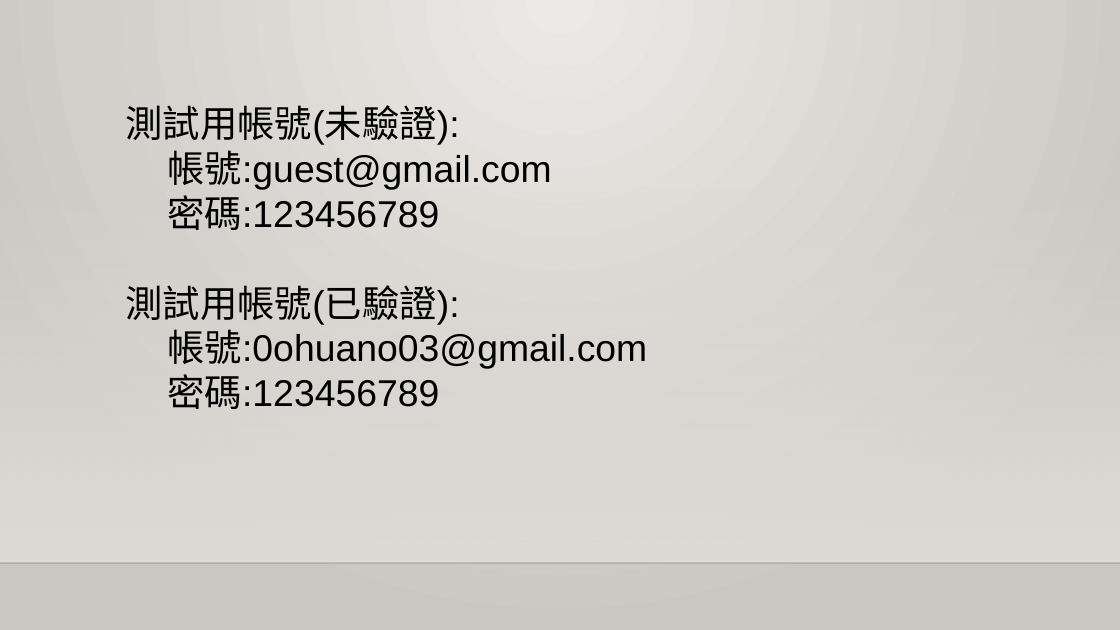
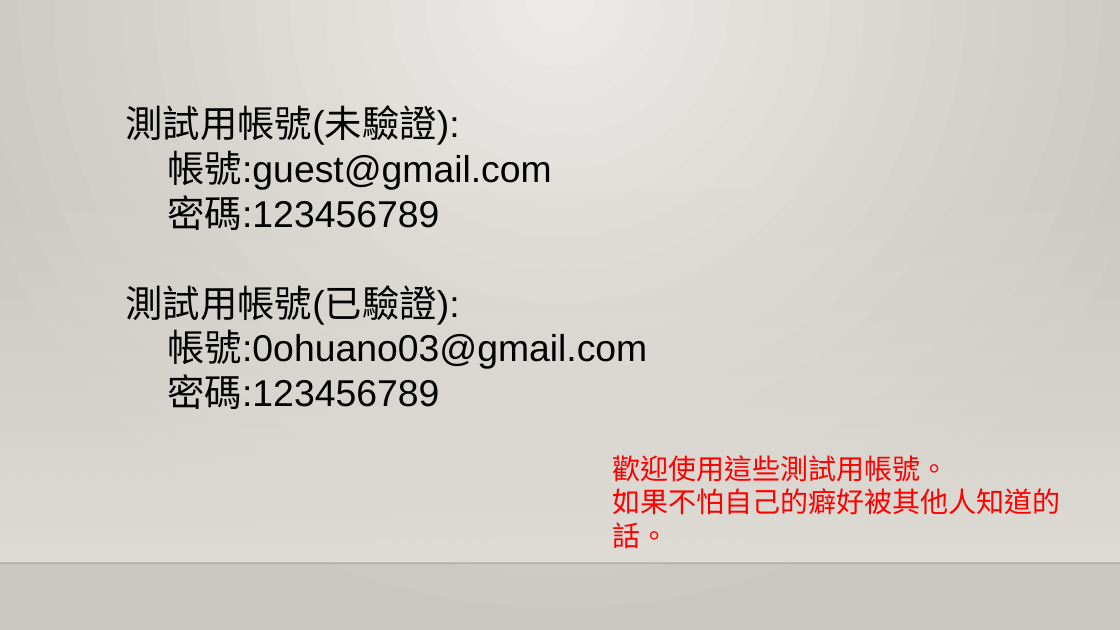
Before and after one commit to YukiHime-TW/nhentai, a slide deck: slide 7 of 漫畫筆記本-00757028+00757018.pptx. Drawn at 1120x630 pixels with LibreOffice and Linux fonts; fonts in the diff are those of the drawing; background and template pictures are left out. Boxes give left, top, right and bottom in pixels: in the first picture for what was removed or moved away, otherwise in the second. Text is boxed around its words. In the diff, an @@ line names an element or a change of style, - is before the commit and + after.

```diff
--- a/漫畫筆記本-00757028+00757018.pptx
+++ b/漫畫筆記本-00757028+00757018.pptx
@@ text added at <box>612,455,1060,549</box>, 24 pt, text #FF0000 @@
+歡迎使用這些測試用帳號。
+如果不怕自己的癖好被其他人知道的話。
```
Also in this commit, not shown: 1 other slide changed.
